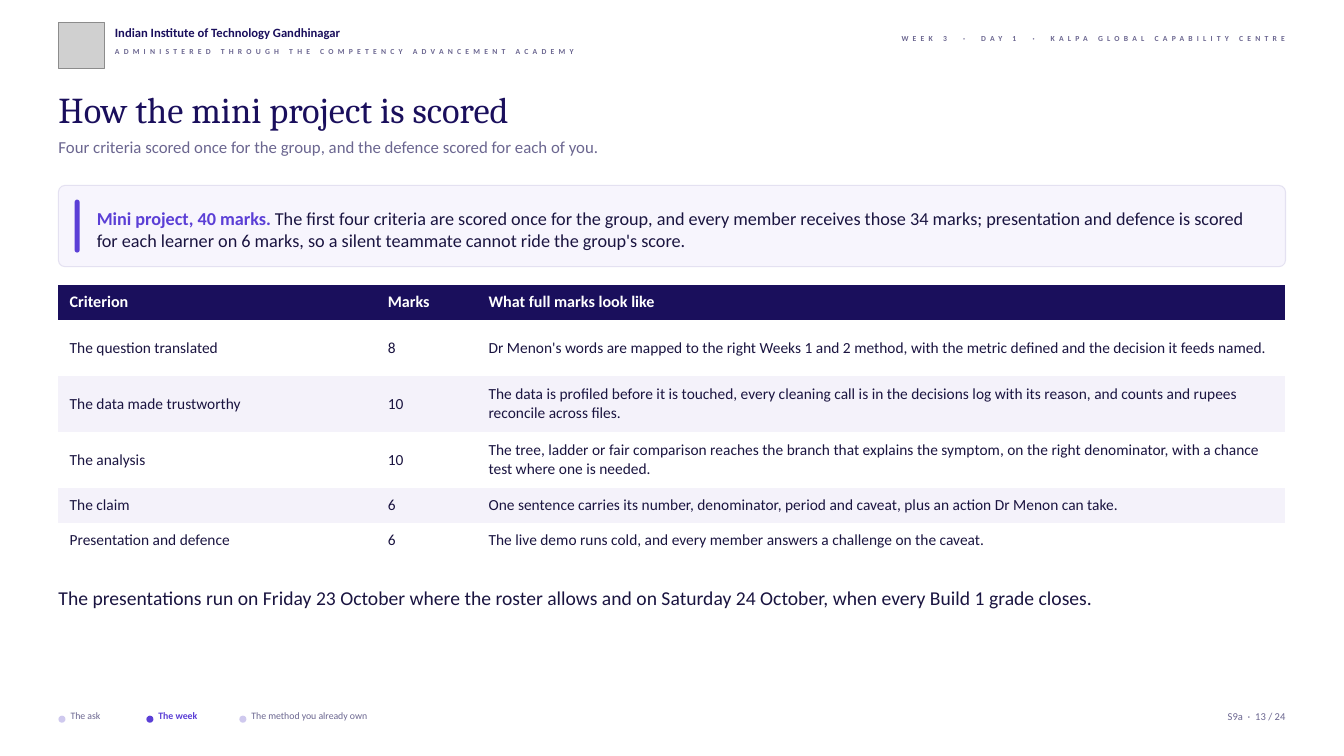
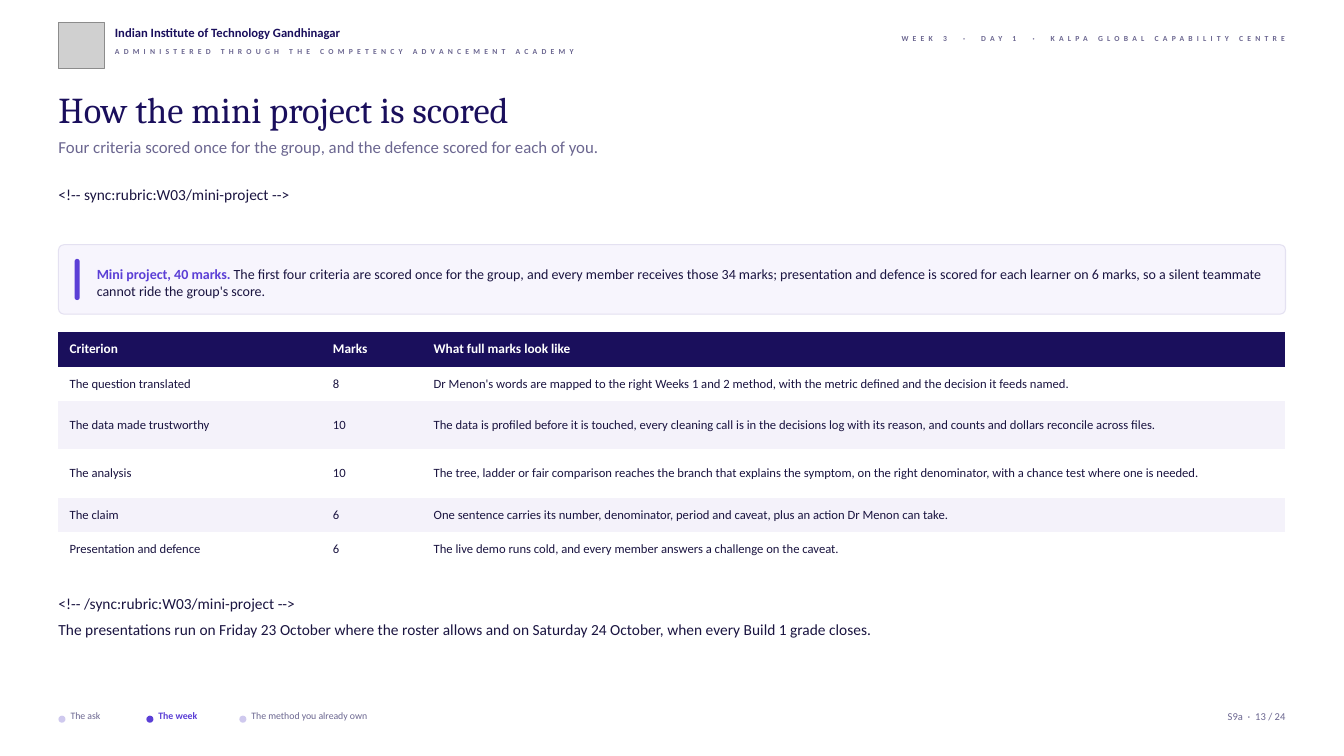
Before and after one commit to fde-academy-lab/c2-content-factory, a slide deck: slide 13 of content/W03/D1/slides/C2_W03_D01_introduction_STUDENT.pptx. Drawn at 1344x756 pixels with LibreOffice and Linux fonts; fonts in the diff are those of the drawing; grey boxes stand for pictures; background and template pictures are left out. Boxes give left, top, right and bottom in pixels: in the first picture for what was removed or moved away, otherwise in the second. Text is boxed around its words. In the diff, an @@ line names an element or a change of style, - is before the commit and + after.

```diff
--- a/content/W03/D1/slides/C2_W03_D01_introduction_STUDENT.pptx
+++ b/content/W03/D1/slides/C2_W03_D01_introduction_STUDENT.pptx
@@ text added at box(84, 189, 269, 203), 11 pt, text #1A1440 @@
+<!-- sync:rubric:W03/mini-project -->
@@ rounded rectangle: place and size @@
-rounded rectangle at box(58, 186, 1286, 267)
+rounded rectangle at box(58, 245, 1286, 315)
@@ rounded rectangle: place and size @@
-rounded rectangle at box(75, 200, 80, 253)
+rounded rectangle at box(75, 259, 80, 300)
@@ text "Mini project, 40 marks. The ...": place and size @@
-text "Mini project, 40 marks. The ..." at box(97, 212, 1243, 250)
+text "Mini project, 40 marks. The ..." at box(97, 269, 1261, 299)
@@ text "Mini project, 40 marks. The ..." at box(97, 269, 1261, 299): size 13 to 10 pt @@
@@ table at box(58, 333, 1286, 567) @@
-row 3, column 3: The data is profiled before it is touched, every cleaning call is in the decisions log with its reason, and counts and rupees reconcile across files.
+row 3, column 3: The data is profiled before it is touched, every cleaning call is in the decisions log with its reason, and counts and dollars reconcile across files.
@@ size 11.5 to 9.5 pt in "Criterion", "Marks", "What full marks look like" @@
@@ size 11 to 9 pt in "The question translated", "8", "Dr Menon's words are mapped to the ...", "The data made trustworthy" and 10 more places @@
@@ table: place and size @@
-table at box(58, 285, 1287, 559)
+table at box(58, 333, 1286, 567)
@@ text "<!-- /sync:rubric:W03/mini-project -->": place and size @@
-text "<!-- /sync:rubric:W03/mini-project -->" at box(58, 591, 1092, 609)
+text "<!-- /sync:rubric:W03/mini-project -->" at box(58, 598, 871, 638)
@@ text at box(84, 598, 274, 612): paragraph added @@
+<!-- /sync:rubric:W03/mini-project -->
@@ text at box(58, 624, 871, 638): size 14 to 11 pt in "The presentations run on Friday 23 October ..."; less space between paragraphs @@
```
Also in this commit, not shown: 7 other slides changed, 8 other files.
